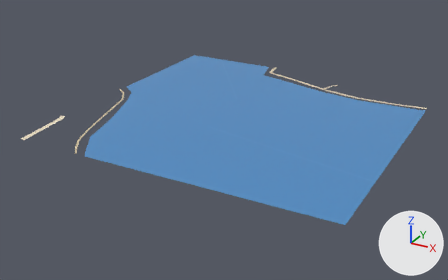
The glTF model public/assets/bengaluru-region-v1/tiles/t26_-26-l0.glb: old version first, new version second.
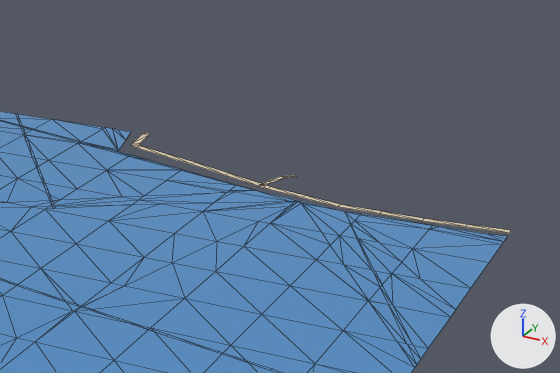
The first picture shows the older version from a camera (50 mm lens) standing at (13668.0, -13583.0, 363.0) and looking at (13227.0, -12781.0, -38.0). The close-ups show the older and then the newer version on the part from 48% to 100% of the width and 4% to 60% of the height of that picture. Only the edits that show in the close-ups are written down. The lights are fixed; the arrows at lower right show +X, +Y and +Z. The close-ups show mesh edges as thin lines.

The first close-up shows 'ground', 'water'.
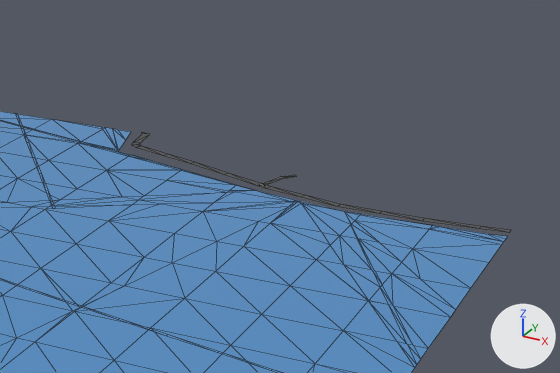
Location of each change, [x1, y1, x2, y2] in pixels of the close-ups (560 x 373 px; the box of a moved part takes in the faces that stretch with it):
'ground', reshaped: before [132, 133, 511, 233]; after [132, 132, 511, 233]
part 1 of me_ground, moved or reshaped: [423, 218, 511, 233] in both
part 2 of me_ground, moved or reshaped: before [133, 133, 150, 143]; after [133, 132, 149, 143]
part 3 of me_ground, recoloured: [132, 143, 511, 233] in both
part 4 of me_water, reshaped: [15, 114, 48, 190] in both

Patch to the scene script:
```diff
--- a/public/assets/bengaluru-region-v1/tiles/t26_-26-l0.glb.py
+++ b/public/assets/bengaluru-region-v1/tiles/t26_-26-l0.glb.py
@@ me_ground @@
 # verts and faces of me_ground; kept vertices keep their numbers, new ones are numbered from 74
-me_ground.from_pydata(...)  # 74 vertices, 66 faces; spans x -4.0..500.0, y -1.0..502.0, z 1.0
+me_ground.from_pydata(...)  # 74 vertices, 66 faces; spans x 0.0..500.0, y 0.0..500.0, z 1.0
+# me_ground part 1
+verts[23] = (480.0, 412.0, 1.0)  # moved, pixel (480, 226)
+verts[22] = (480.0, 406.0, 1.0)  # moved, pixel (479, 228)
+# me_ground part 2
+delete_vertices([*range(48, 52)])  # with the faces that use them
+verts[76] = (191.0, 499.0, 1.0)  # pixel (149, 134)
+verts[77] = (186.0, 497.0, 1.0)  # pixel (142, 133)
+verts[78] = (183.0, 500.0, 1.0)  # pixel (141, 132)
+verts[79] = (191.0, 500.0, 1.0)  # pixel (149, 133)
+faces += [(46, 47, 76), (46, 76, 77), (76, 78, 77), (76, 79, 78)]
+# me_ground part 3: 57 kept faces spanning x 0.0..500.0, y 0.0..472.0, z 1.0 get new vertex colours
+# other edits to the shape of me_ground do not show in these pictures
 me_ground.materials.append(mat_ground)
@@ me_water @@
 # verts and faces of me_water; kept vertices keep their numbers, new ones are numbered from 326
-me_water.from_pydata(...)  # 326 vertices, 519 faces; spans x 0.0..500.0, y 0.0..501.0, z 0.0..1.0
+me_water.from_pydata(...)  # 330 vertices, 523 faces; spans x 0.0..500.0, y 0.0..500.0, z 0.0..1.0
+# me_water part 4
+delete_vertices([0, 1])  # with the faces that use them
+for i in [5, 6, 7]: verts[i] += (1.0, -2.0, 0.0)
+verts[3] = (89.0, 464.0, 1.0)  # moved, pixel (20, 128)
+verts[2] = (91.0, 465.0, 1.0)  # moved, pixel (23, 128)
+verts[4] = (114.0, 433.0, 1.0)  # moved, pixel (28, 142)
+verts[9] = (158.0, 368.0, 1.0)  # moved, pixel (38, 173)
+verts[8] = (159.0, 369.0, 1.0)  # moved, pixel (41, 173)
+verts[326] = (66.0, 500.0, 1.0)  # pixel (17, 113)
+verts[327] = (64.0, 500.0, 1.0)  # pixel (14, 113)
+verts[328] = (67.0, 496.0, 1.0)  # pixel (15, 115)
+verts[329] = (68.0, 497.0, 1.0)  # pixel (17, 114)
+faces += [(326, 327, 328), (326, 328, 329), (3, 329, 328), (2, 329, 3)]
+# other edits to the shape of me_water do not show in these pictures
 me_water.materials.append(mat_water)
```
